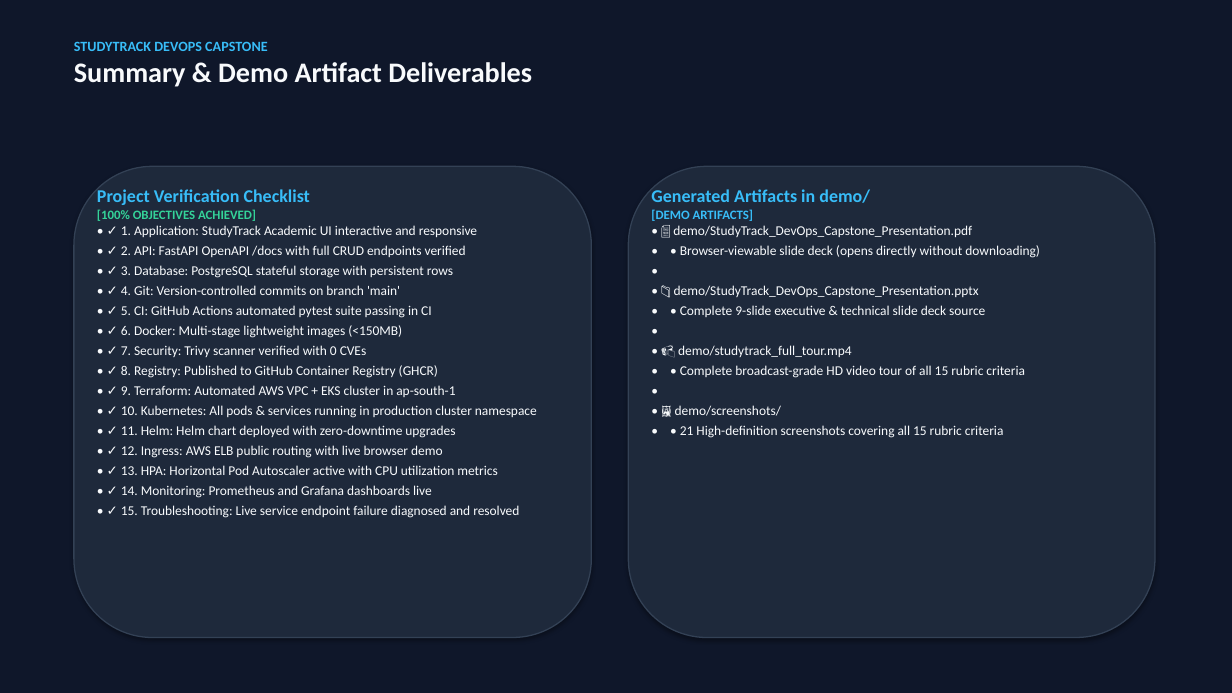
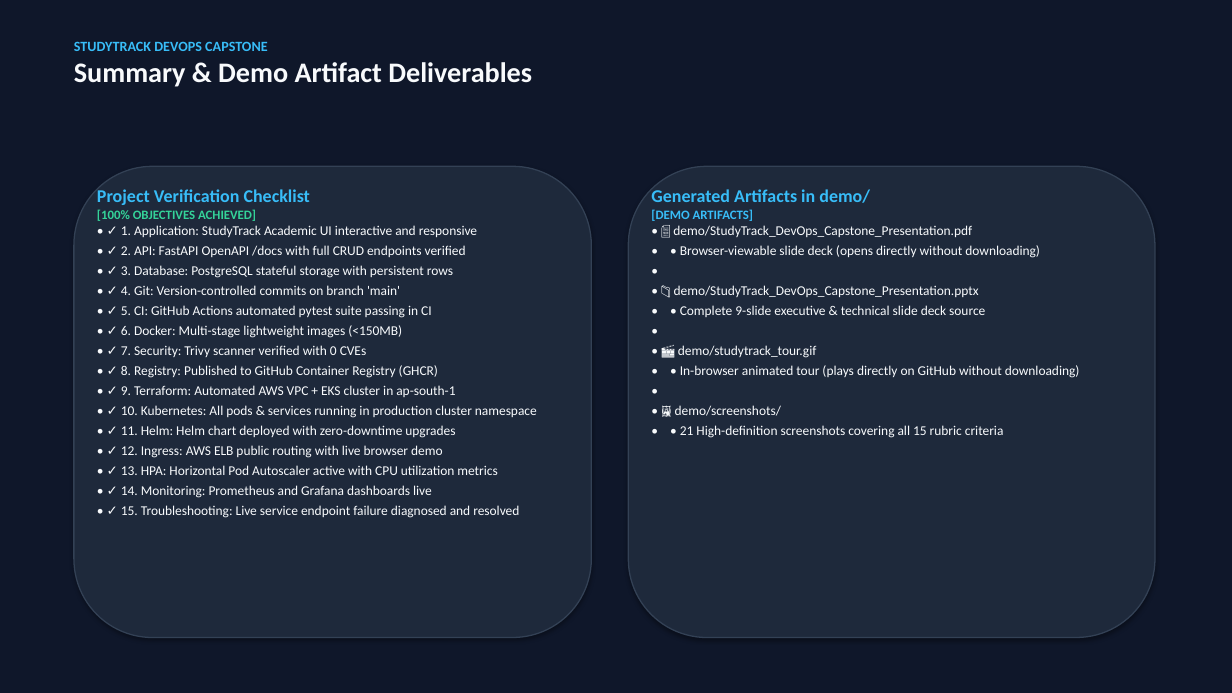
Before and after one commit to shubh-aarambh/Study-Track, a slide deck: slide 9 of demo/StudyTrack_DevOps_Capstone_Presentation.pptx. Drawn at 1232x693 pixels with LibreOffice and Linux fonts; fonts in the diff are those of the drawing. Boxes give left, top, right and bottom in pixels: in the first picture for what was removed or moved away, otherwise in the second. Text is boxed around its words. In the diff, an @@ line names an element or a change of style, - is before the commit and + after.

Commit message:
feat(demo): embed inline-playing tour GIF directly in GitHub README, remove download-only MP4

```diff
--- a/demo/StudyTrack_DevOps_Capstone_Presentation.pptx
+++ b/demo/StudyTrack_DevOps_Capstone_Presentation.pptx
@@ text at <box>678,345,1080,378</box>: text changed @@
-• 📹 demo/studytrack_full_tour.mp4
-• • Complete broadcast-grade HD video tour of all 15 rubric criteria
+• 🎬 demo/studytrack_tour.gif
+• • In-browser animated tour (plays directly on GitHub without downloading)
```
Also in this commit, not shown: 6 other files.
